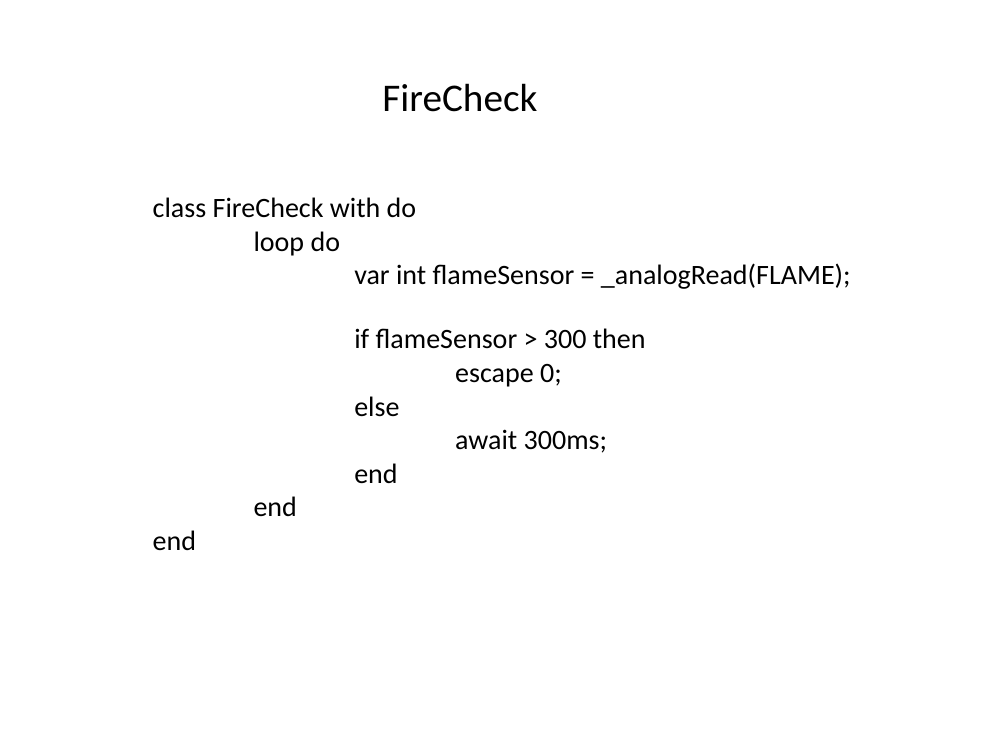
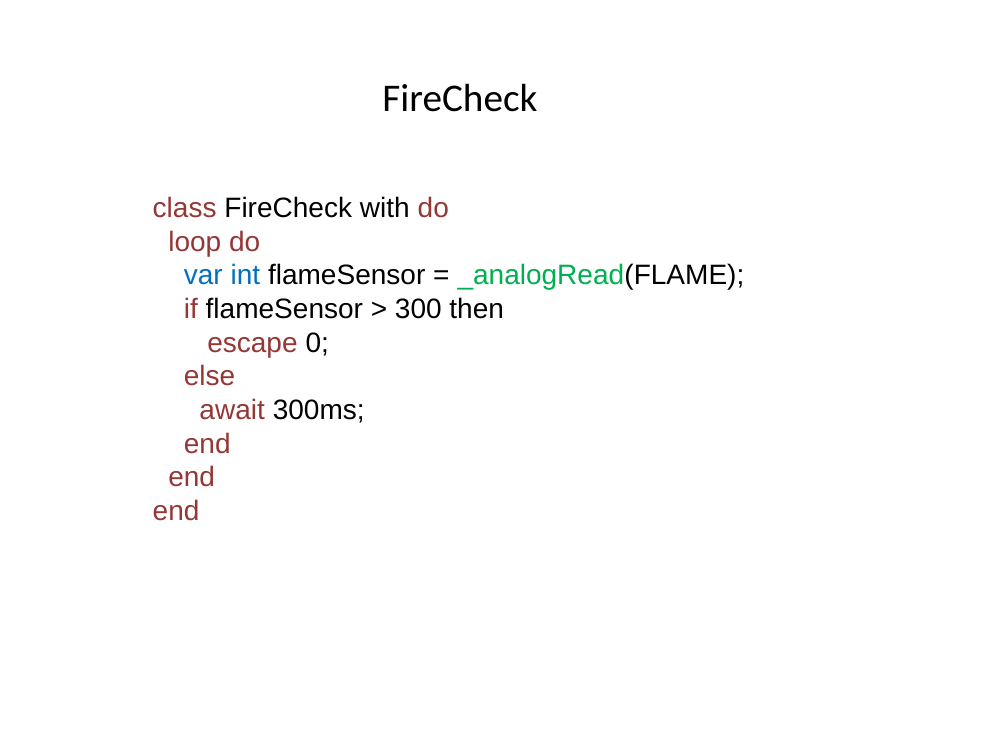
Before and after one commit to HandelSM/C-u-arduino, a slide deck: slide 5 of Céu vs C.pptx (slide 4 before the commit). Drawn at 1008x756 pixels with LibreOffice and Linux fonts; fonts in the diff are those of the drawing. Boxes give left, top, right and bottom in pixels: in the first picture for what was removed or moved away, otherwise in the second. Text is boxed around its words. In the diff, an @@ line names an element or a change of style, - is before the commit and + after.

```diff
--- a/Céu vs C.pptx
+++ b/Céu vs C.pptx
@@ text "class FireCheck with do" at (x1=153, y1=196, x2=745, y2=521): font Calibri to Arial; text colour #000000 to #953735 in "class do", "loop do", "if", "escape" and 5 more places; text colour #000000 to #0070C0 in "var int"; text colour #000000 to #00B050 in "_analogRead(FLAME);" @@
```
Also in this commit, not shown: 3 other slides changed, 2 slides added.
